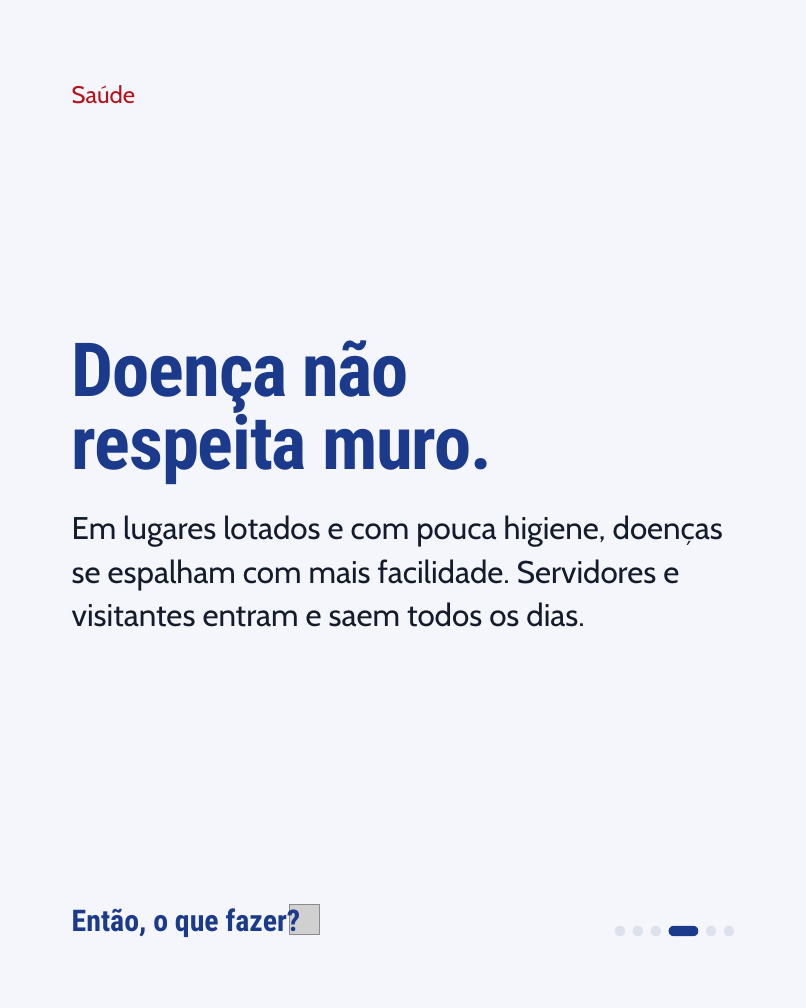
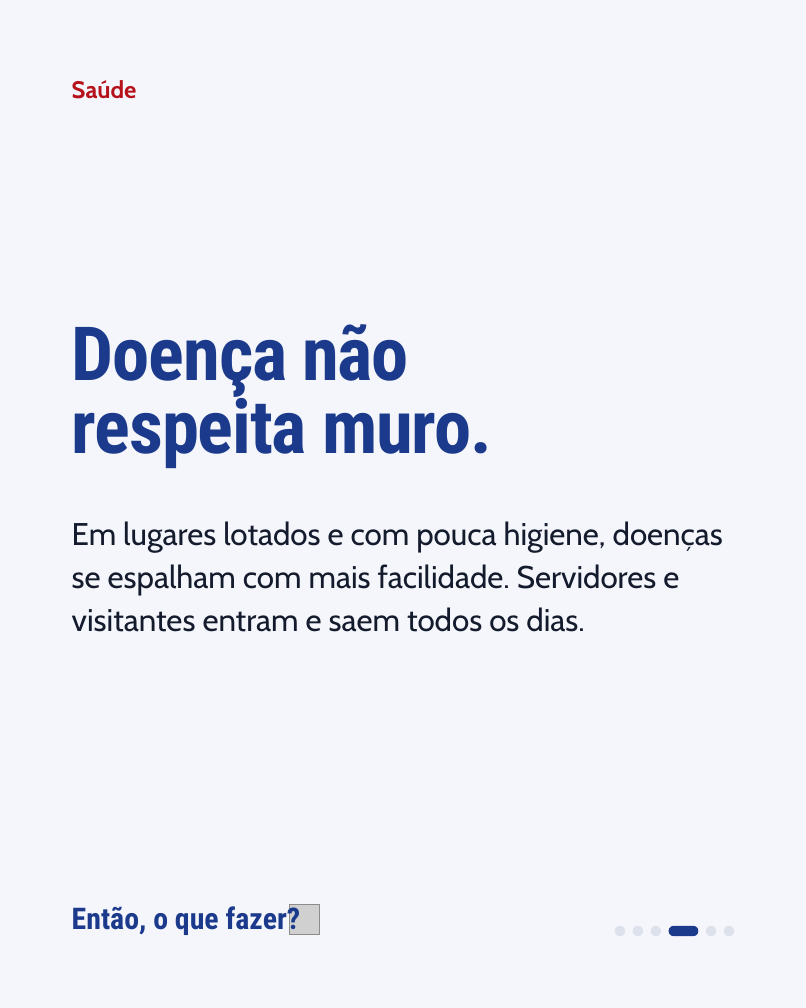
Before and after one commit to GabrielMedici/Efeito-Rebote, a slide deck: slide 4 of entregas/posts/site/kit/editavel/efeito-rebote-qua-14-10.pptx. Drawn at 806x1008 pixels with LibreOffice and Linux fonts; fonts in the diff are those of the drawing; grey boxes stand for pictures. Boxes give left, top, right and bottom in pixels: in the first picture for what was removed or moved away, otherwise in the second. Text is boxed around its words. In the diff, an @@ line names an element or a change of style, - is before the commit and + after.

```diff
--- a/entregas/posts/site/kit/editavel/efeito-rebote-qua-14-10.pptx
+++ b/entregas/posts/site/kit/editavel/efeito-rebote-qua-14-10.pptx
@@ text "Saúde" at [72, 80, 137, 99]: bold on @@
@@ text "Doença não respeita muro.": place and size @@
-text "Doença não respeita muro." at [72, 340, 492, 484]
+text "Doença não respeita muro." at [72, 324, 492, 468]
@@ text "Em lugares lotados e com ...": place and size @@
-text "Em lugares lotados e com ..." at [72, 515, 723, 627]
+text "Em lugares lotados e com ..." at [72, 521, 723, 632]
```
Also in this commit, not shown: 5 other slides changed, 18 other files.
